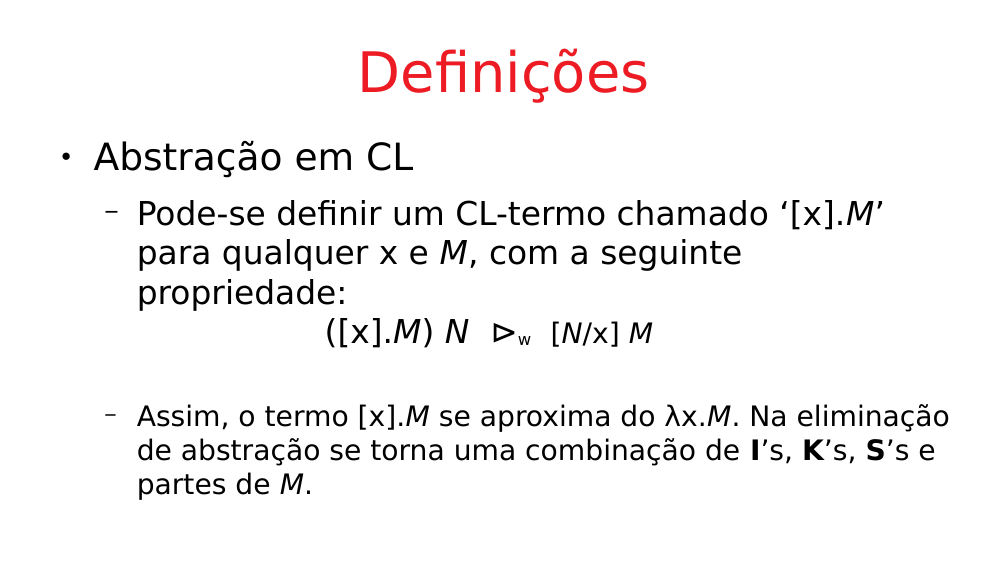
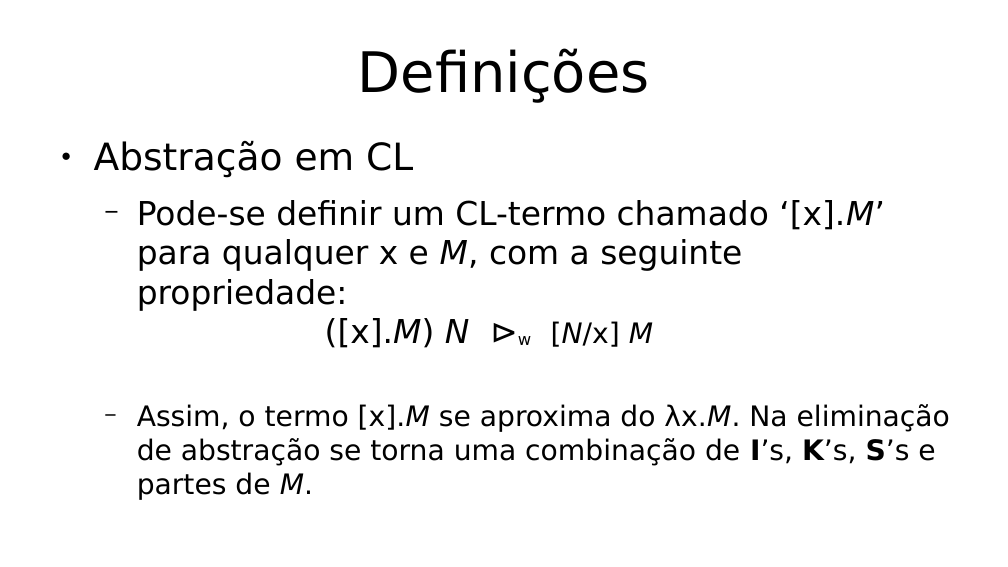
Before and after one commit to hlah/teoria_da_computacao, a slide deck: slide 11 of pesquisa/slides.odp. Drawn at 1008x567 pixels with LibreOffice and Linux fonts; fonts in the diff are those of the drawing. Boxes give left, top, right and bottom in pixels: in the first picture for what was removed or moved away, otherwise in the second. Text is boxed around its words. In the diff, an @@ line names an element or a change of style, - is before the commit and + after.

```diff
--- a/pesquisa/slides.odp
+++ b/pesquisa/slides.odp
@@ title "Definições" at (358,48,650,103): text colour #ED1C24 to #000000 @@
```
Also in this commit, not shown: 5 other slides changed, 1 slide added, 1 slide removed.
